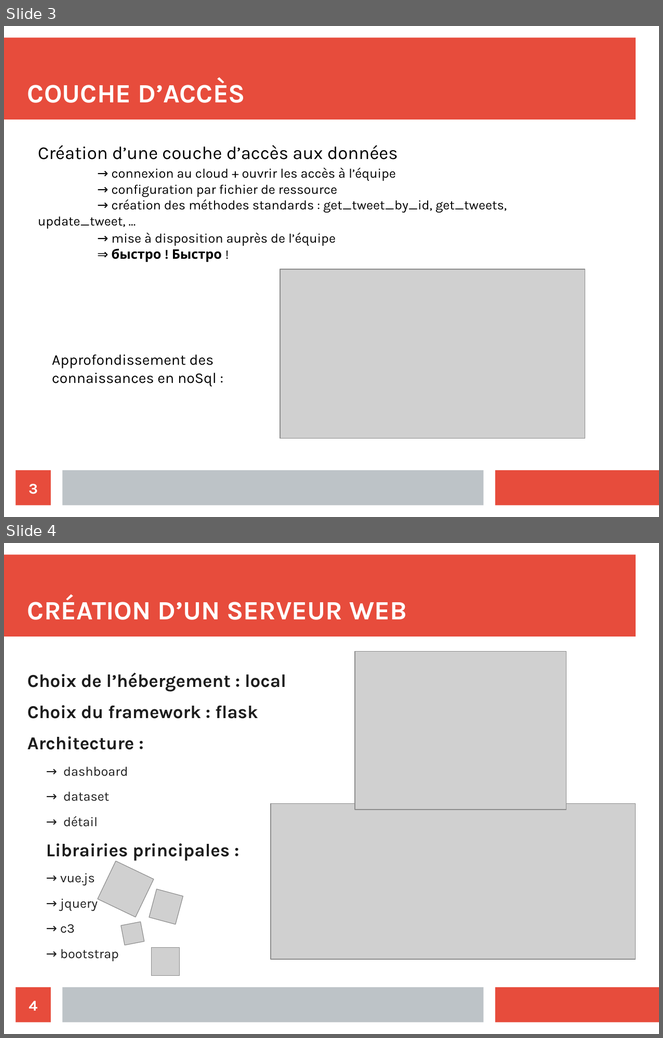
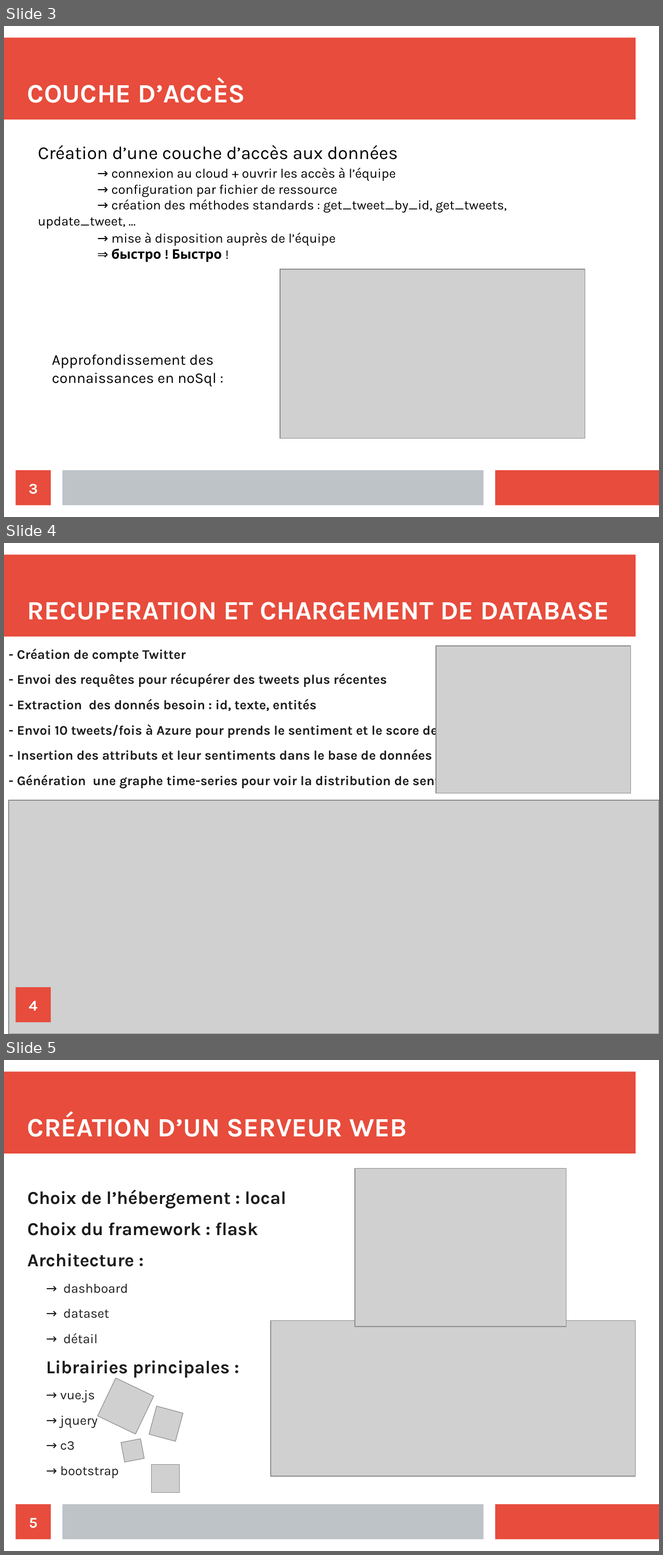
Before and after one commit to IssamBouzidi/twitter-groupe3, a slide deck: presentation.odp. Shown one above the other, each under a label of ours: slides 3 and 4 before the commit, slides 3, 4 and 5 after it. The pictures are 663x1038 and 663x1555 pixels, drawn with LibreOffice and Linux fonts; fonts in the diff are those of the drawing; grey boxes stand for pictures. Boxes give left, top, right and bottom in pixels: in the first picture for what was removed or moved away, otherwise in the second. Text is boxed around its words. In the diff, an @@ line names an element or a change of style, - is before the commit and + after.

Commit message:
add the database loading

```diff
--- a/presentation.odp
+++ b/presentation.odp
@@ slide 4 added at [4,543,659,1034], background #FFFFFF; not listed: 2 template elements that a slide beside it also shows @@
@@ title added at [27,602,610,620], 32 pt, text #FFFFFF, bold @@
+RECUPERATION ET CHARGEMENT DE DATABASE
@@ text added at [17,649,498,788], 16 pt, text #1C1C1C, bold @@
+- Création de compte Twitter
+- Envoi des requêtes pour récupérer des tweets plus récentes
+- Extraction des donnés besoin : id, texte, entités
+- Envoi 10 tweets/fois à Azure pour prends le sentiment et le score de confiance
+- Insertion des attributs et leur sentiments dans le base de données mongodb.
+- Génération une graphe time-series pour voir la distribution de sentiments
@@ picture added at [436,646,631,793] @@
@@ picture added at [9,800,659,1034] @@
@@ page number added at [16,988,51,1023], fill #E74C3C, 18 pt, text #FFFFFF, bold @@
+4
@@ what was slide 4 is now slide 5 @@
@@ page number at [29,1518,38,1529]: text changed @@
-4
+5
```
Also in this commit, not shown: 1 other slide added.
